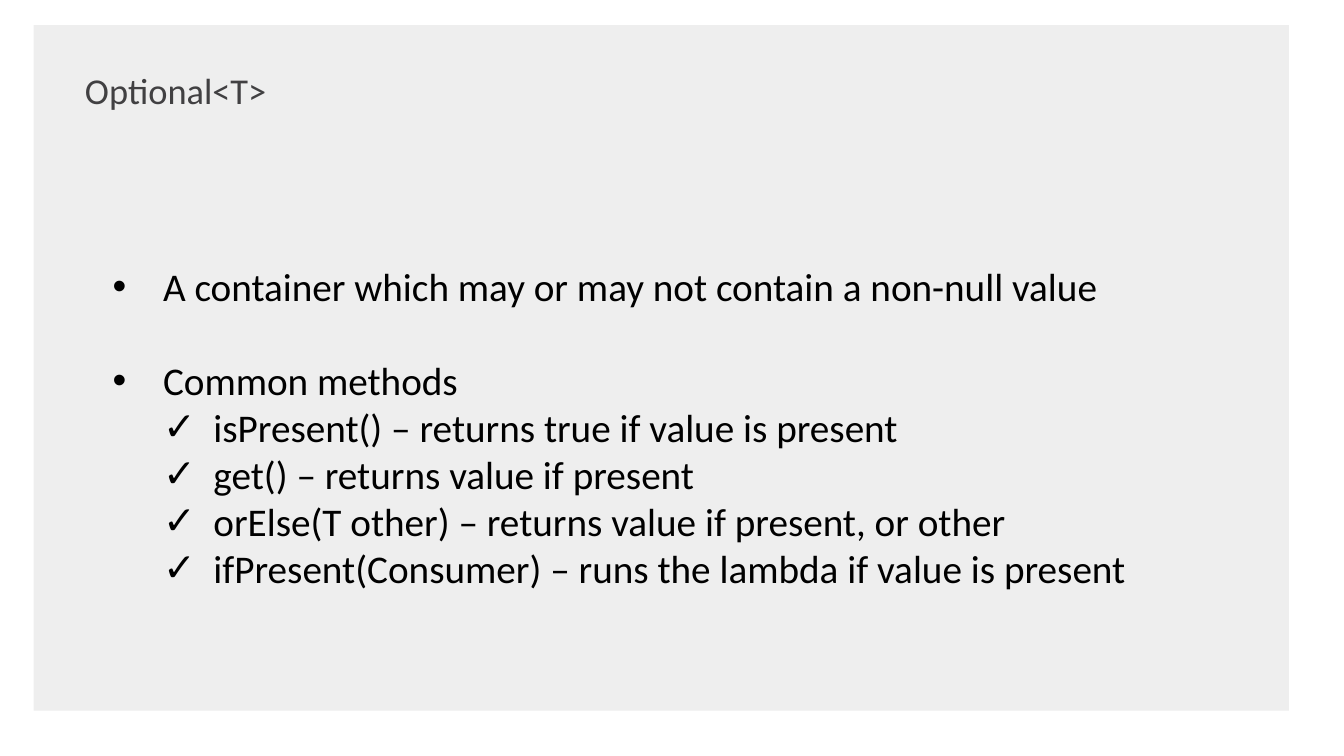
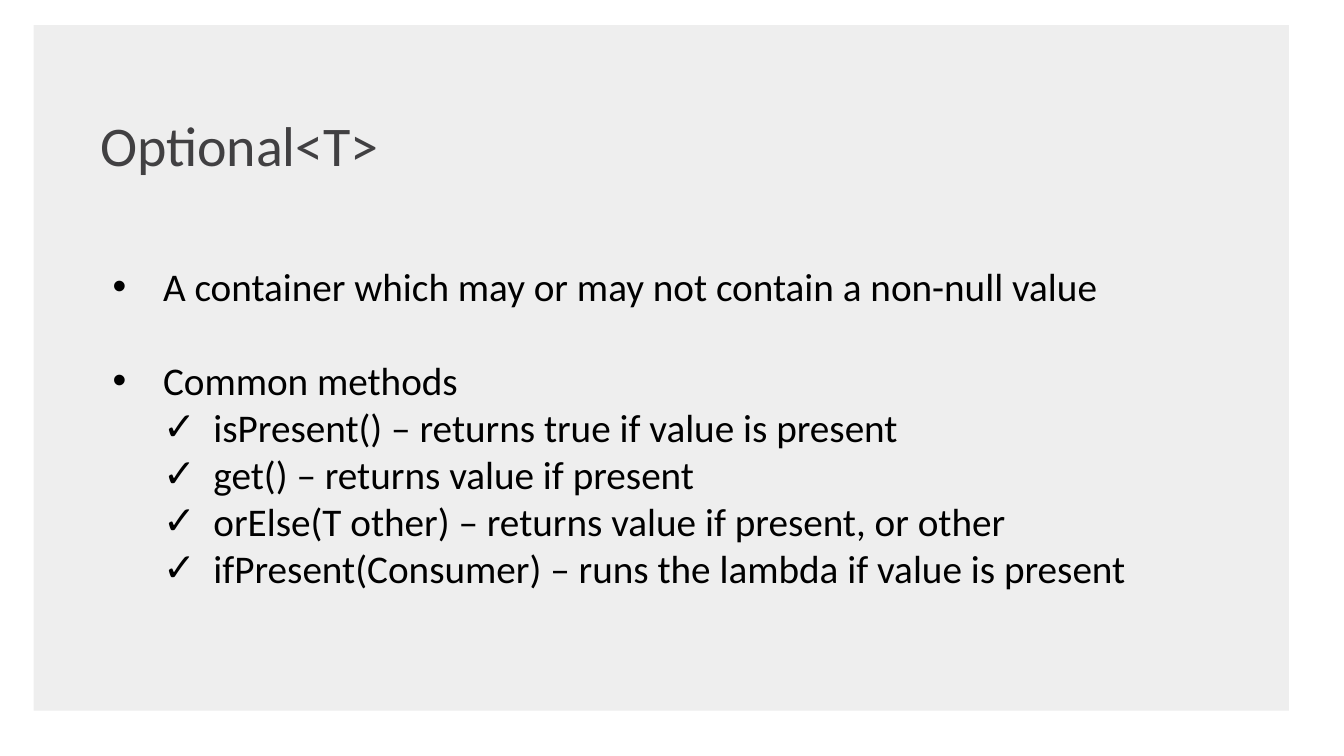
Before and after one commit to shaojie-xu-kp/Java8_lunch_learn, a slide deck: slide 36 of Java 8 & TDP.pptx. Drawn at 1344x756 pixels with LibreOffice and Linux fonts; fonts in the diff are those of the drawing; background and template pictures are left out. Boxes give left, top, right and bottom in pixels: in the first picture for what was removed or moved away, otherwise in the second. Text is boxed around its words. In the diff, an @@ line names an element or a change of style, - is before the commit and + after.

```diff
--- a/Java 8 & TDP.pptx
+++ b/Java 8 & TDP.pptx
@@ text "Optional<T>": place and size @@
-text "Optional<T>" at [85, 78, 266, 110]
+text "Optional<T>" at [100, 127, 379, 175]
@@ text "Optional<T>" at [100, 127, 379, 175]: size 26 to 40 pt @@
```
Also in this commit, not shown: 8 other slides changed, 1 other file.
